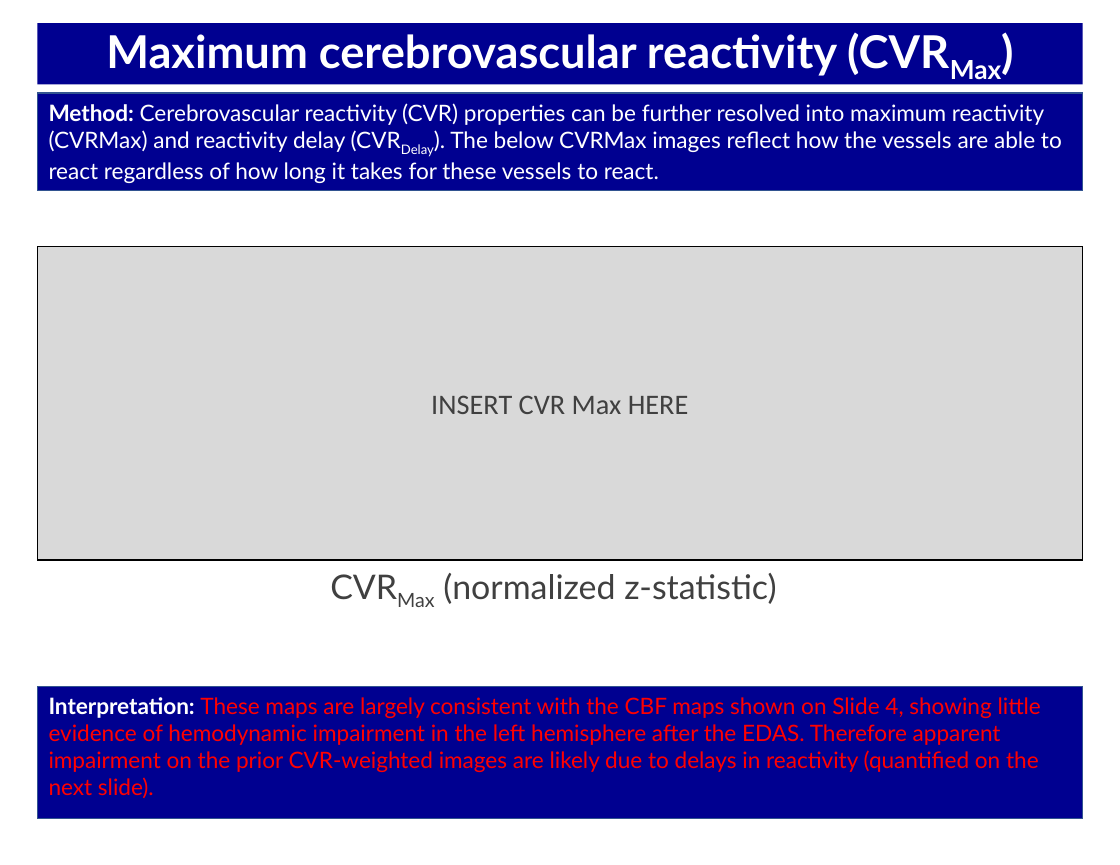
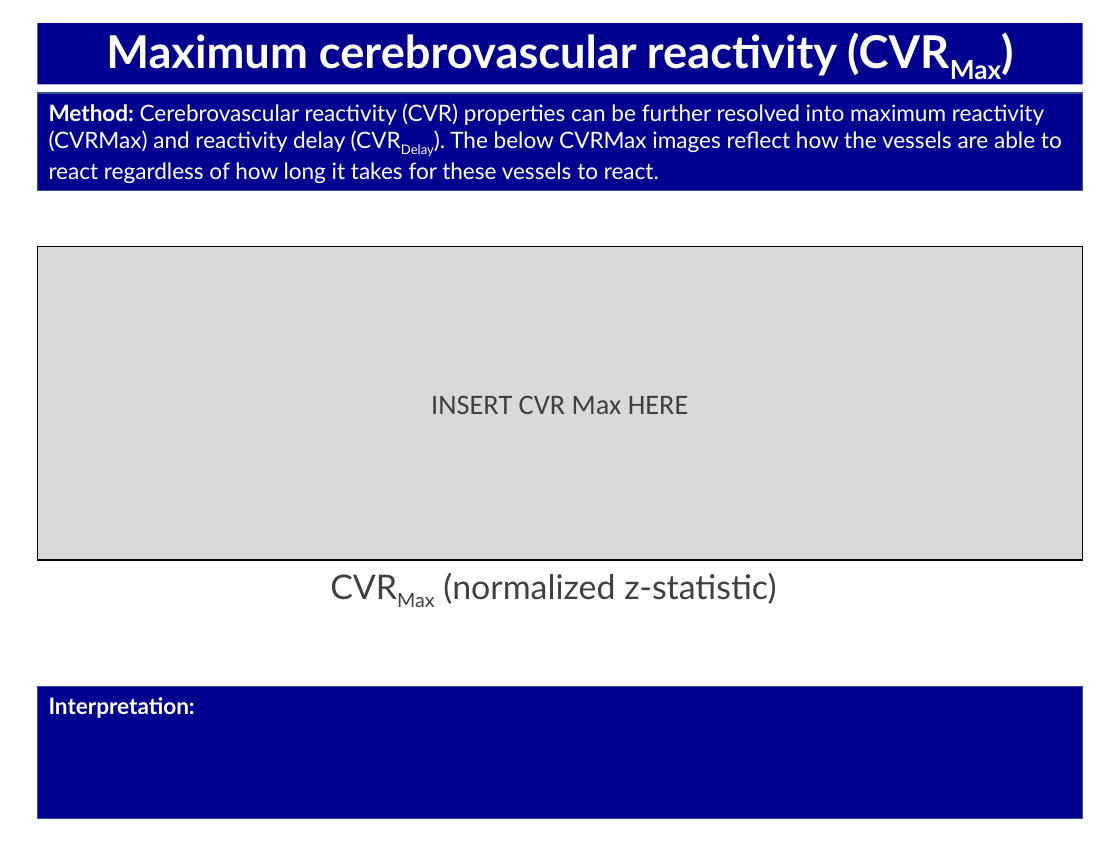
Before and after one commit to rsjones94/scan-reporting, a slide deck: slide 7 of bin/TEMPLATE_BOLD_PLACEHOLDERS.pptx. Drawn at 1120x865 pixels with LibreOffice and Linux fonts; fonts in the diff are those of the drawing. Boxes give left, top, right and bottom in pixels: in the first picture for what was removed or moved away, otherwise in the second. Text is boxed around its words. In the diff, an @@ line names an element or a change of style, - is before the commit and + after.

```diff
--- a/bin/TEMPLATE_BOLD_PLACEHOLDERS.pptx
+++ b/bin/TEMPLATE_BOLD_PLACEHOLDERS.pptx
@@ text in rectangle at [49, 697, 195, 718]: text changed; text colour #FF0000 to #FFFFFF; bold on @@
-Interpretation: These maps are largely consistent with the CBF maps shown on Slide 4, showing little evidence of hemodynamic impairment in the left hemisphere after the EDAS. Therefore apparent impairment on the prior CVR-weighted images are likely due to delays in reactivity (quantified on the next slide).
+Interpretation:
```
Also in this commit, not shown: 7 other slides changed, 2 other files.
